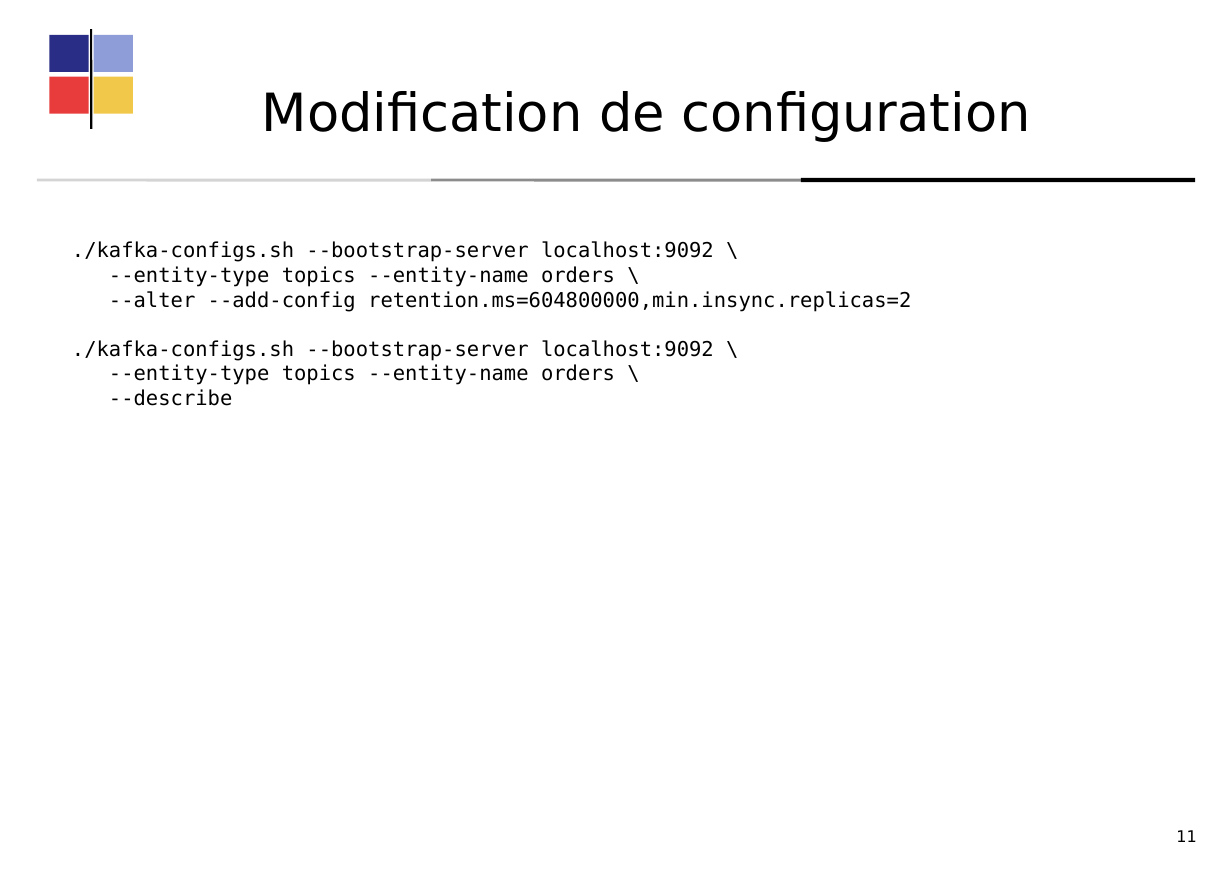
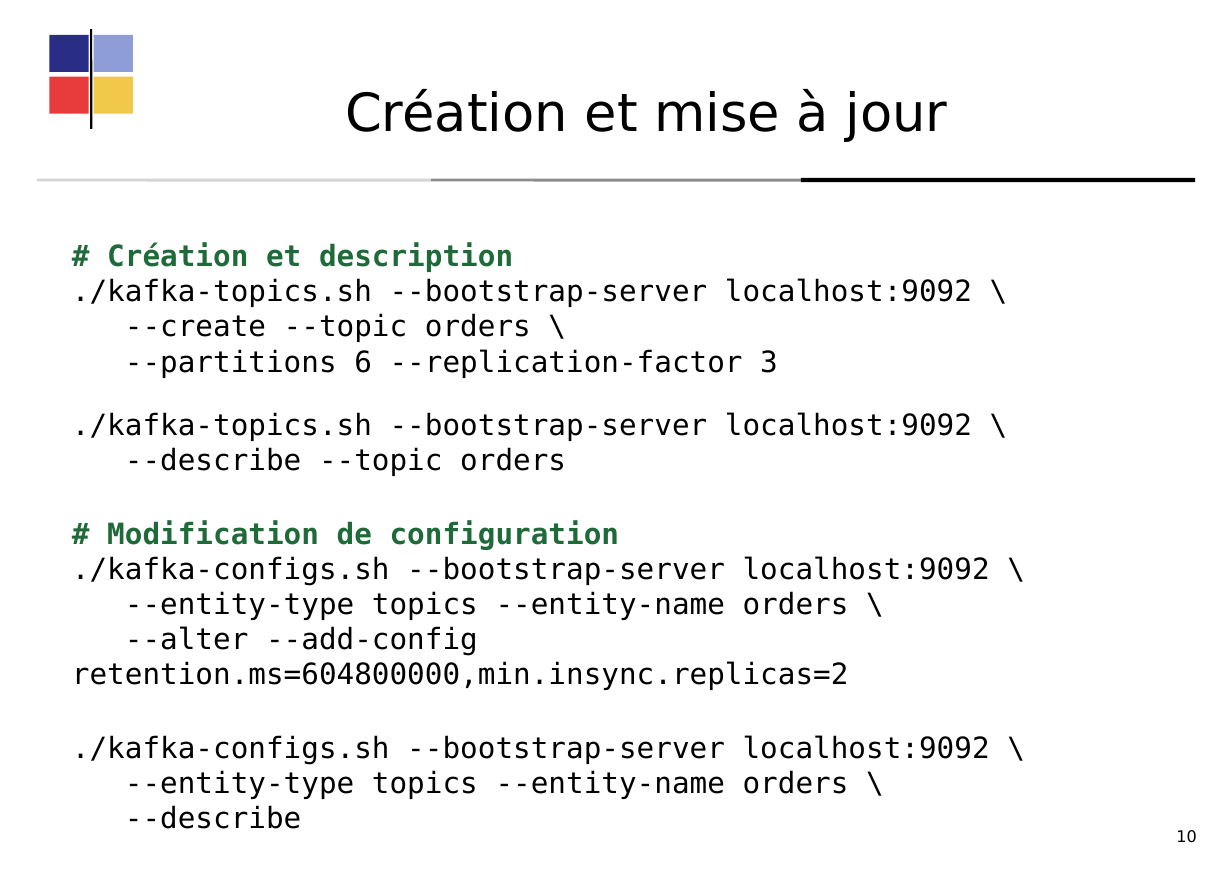
Before and after one commit to dthibau/kafka, a slide deck: slide 206 of KafkaAdmin.odp (slide 207 before the commit). Drawn at 1232x871 pixels with LibreOffice and Linux fonts; fonts in the diff are those of the drawing. Boxes give left, top, right and bottom in pixels: in the first picture for what was removed or moved away, otherwise in the second. Text is boxed around its words. In the diff, an @@ line names an element or a change of style, - is before the commit and + after.

```diff
--- a/KafkaAdmin.odp
+++ b/KafkaAdmin.odp
@@ text at (x1=345, y1=89, x2=948, y2=141): text changed @@
-Modification de configuration
+Création et mise à jour
@@ text at (x1=72, y1=243, x2=972, y2=550): paragraphs added @@
+# Création et description
+./kafka-topics.sh --bootstrap-server localhost:9092 \
+--create --topic orders \
+--partitions 6 --replication-factor 3
+./kafka-topics.sh --bootstrap-server localhost:9092 \
+--describe --topic orders
+# Modification de configuration
@@ text at (x1=72, y1=556, x2=990, y2=829): size 14 to 20 pt in "./kafka-configs.sh --bootstrap-server localhost:9092 \", "--entity-type topics --entity-name orders \", "--alter --add-config retention.ms=604800000,min.insync.repli ...", "./kafka-configs.sh --bootstrap-server localhost:9092 \" and 2 more places @@
@@ text at (x1=1176, y1=830, x2=1196, y2=843): text changed @@
-11
+10
```
Also in this commit, not shown: 29 other slides changed, 9 slides added, 3 slides removed, 1 other file.
